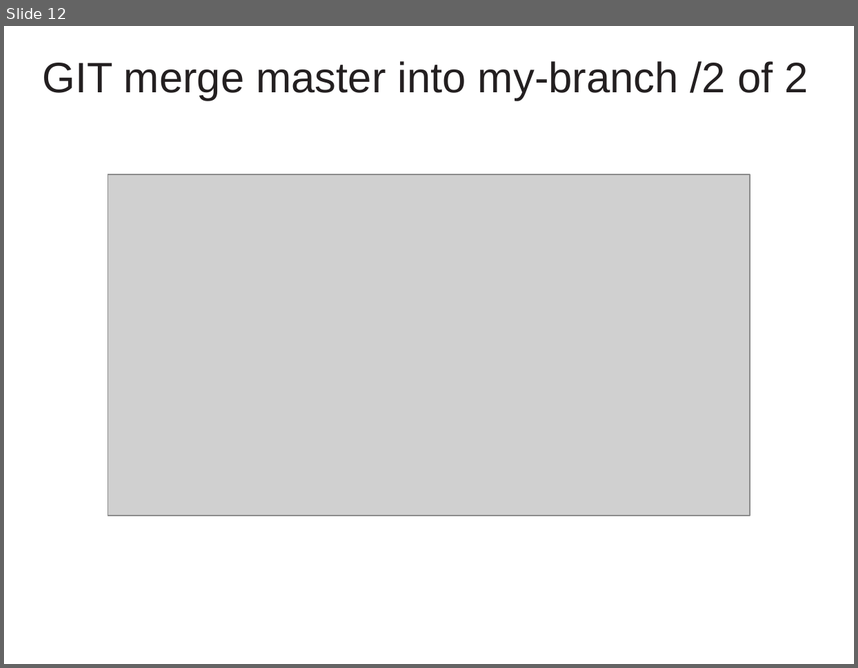
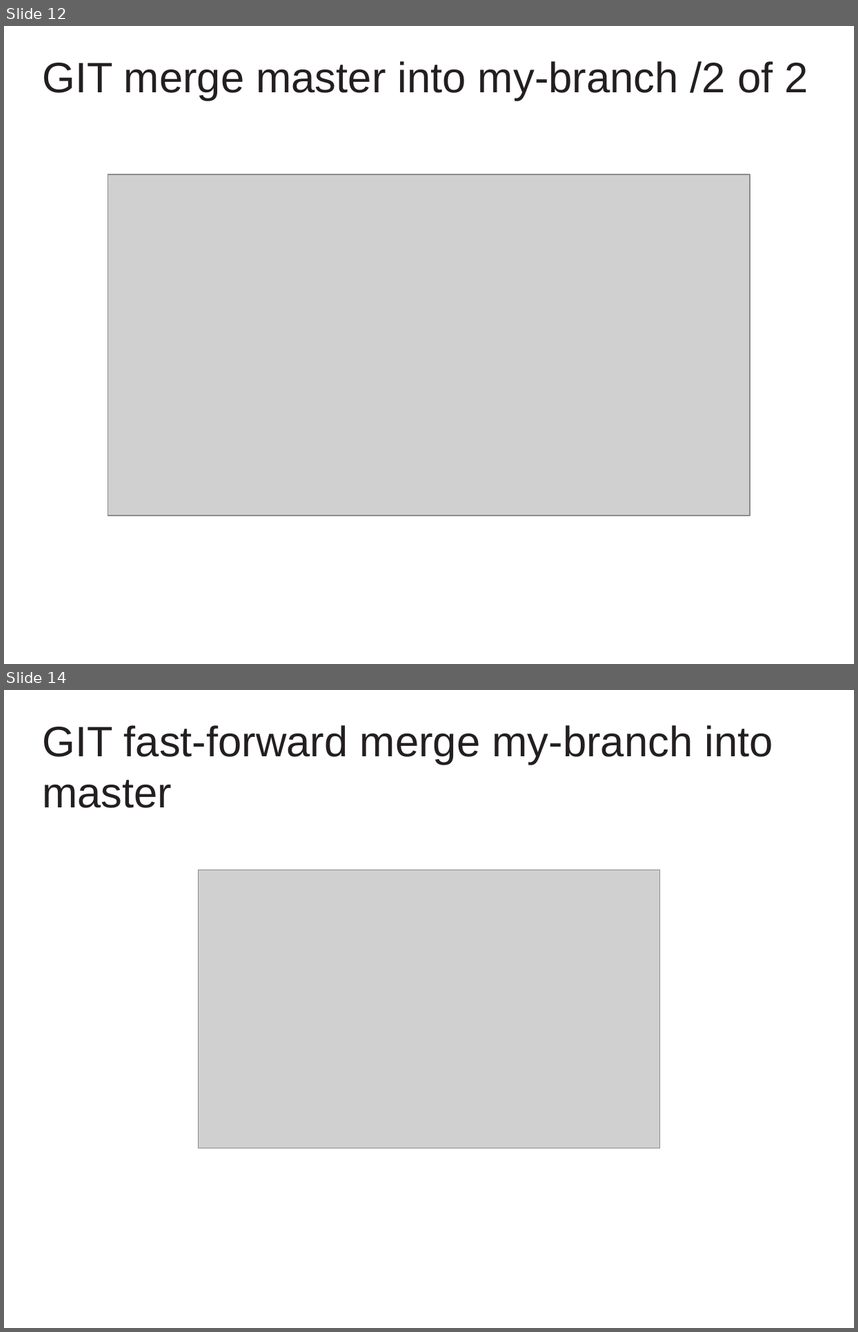
Before and after one commit to cvmocanu/git-presentation, a slide deck: GIT Presentation.pptx. Shown one above the other, each under a label of ours: slide 12 before the commit, slides 12 and 14 after it; the slides between them are not shown. The pictures are 858x668 and 858x1332 pixels, drawn with LibreOffice and Linux fonts; fonts in the diff are those of the drawing; grey boxes stand for pictures; background and template pictures are left out. Boxes give left, top, right and bottom in pixels: in the first picture for what was removed or moved away, otherwise in the second. Text is boxed around its words. In the diff, an @@ line names an element or a change of style, - is before the commit and + after.

Commit message:
add slides explaining the difference between fast-forward and non-fast-forward merges

```diff
--- a/GIT Presentation.pptx
+++ b/GIT Presentation.pptx
@@ slide 14 added at (4, 690, 854, 1328), background #FFFFFF @@
@@ text added at (42, 725, 773, 808), 36 pt, text #231F20 @@
+GIT fast-forward merge my-branch into master
@@ picture added at (199, 869, 660, 1147) @@
```
Also in this commit, not shown: 2 other slides added, 6 other files.
